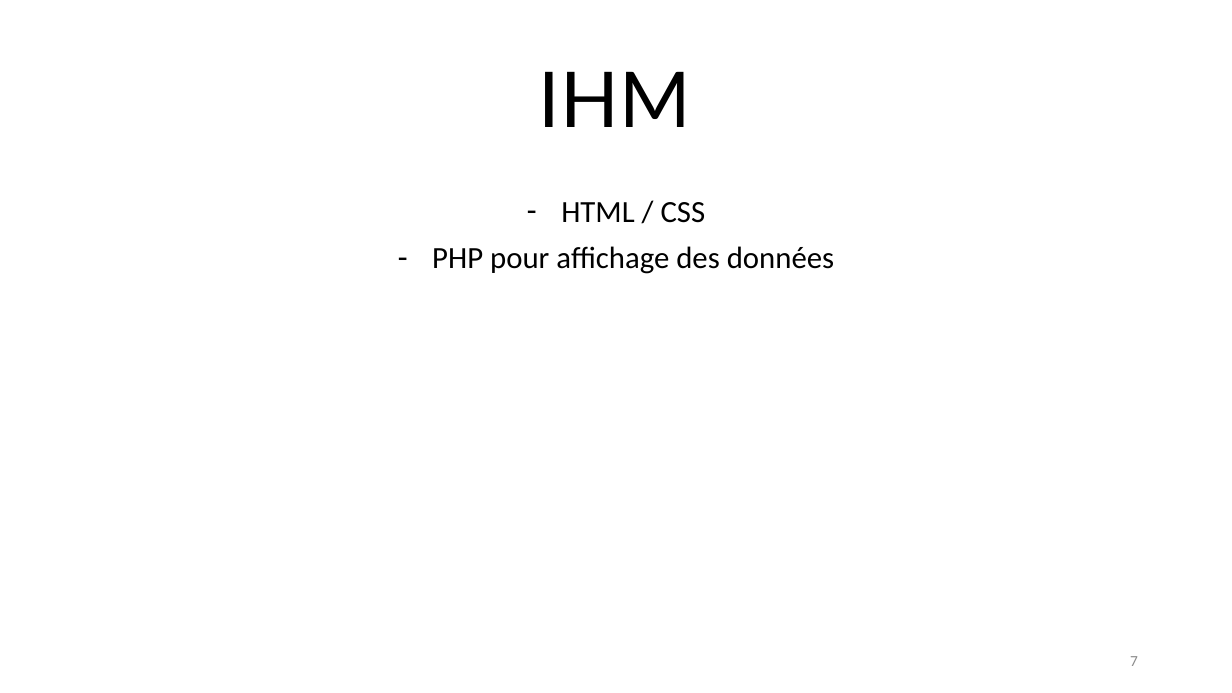
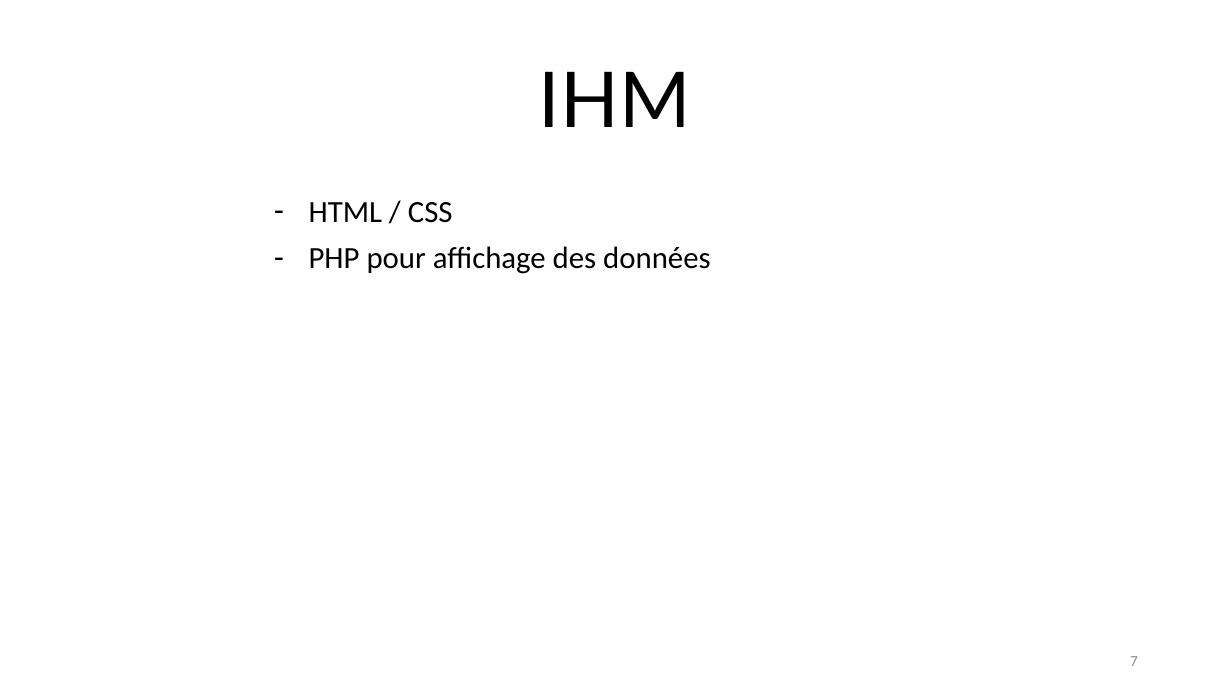
Before and after one commit to chopinvictor/CUBES-2, a slide deck: slide 7 of Présentation CUBE 2.pptx. Drawn at 1232x693 pixels with LibreOffice and Linux fonts; fonts in the diff are those of the drawing; background and template pictures are left out. Boxes give left, top, right and bottom in pixels: in the first picture for what was removed or moved away, otherwise in the second. Text is boxed around its words. In the diff, an @@ line names an element or a change of style, - is before the commit and + after.

```diff
--- a/Présentation CUBE 2.pptx
+++ b/Présentation CUBE 2.pptx
@@ subtitle "HTML / CSS" at box(309, 202, 710, 274): alignment centre to left @@
```
Also in this commit, not shown: 5 other slides changed, 2 other files.
